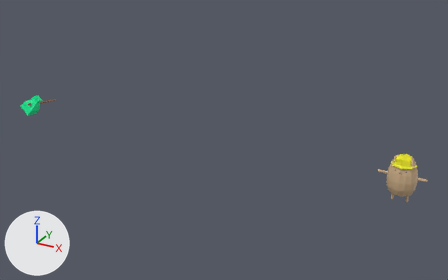
The glTF model public/nyanya/hammering.glb, before and after one commit.
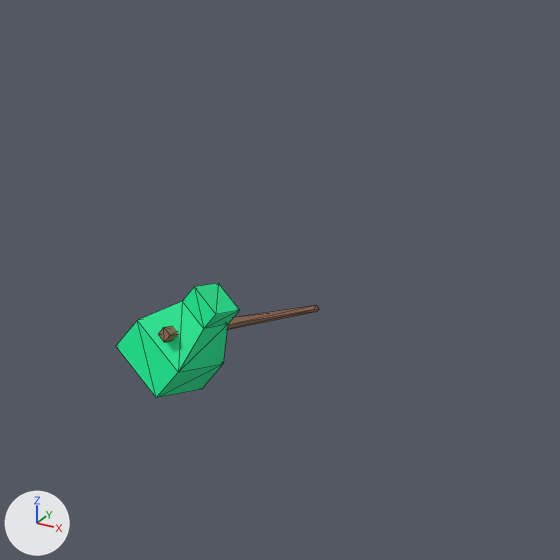
Old and new are each drawn whole from a 50 mm lens placed at (8.8, -45.3, 24.6), pointed at (-15.8, -0.6, 2.3) and again close up on the part from 0% to 22% of the width and 16% to 51% of the height. Arrows for +X, +Y and +Z are at lower left; the lights stay in place. The last two pictures show the newer version. The close-ups show mesh edges as thin lines. Where no turn or scale is listed for an object, it has been applied to the vertices.
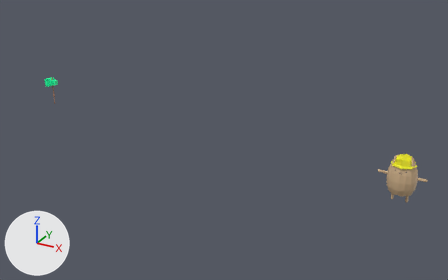
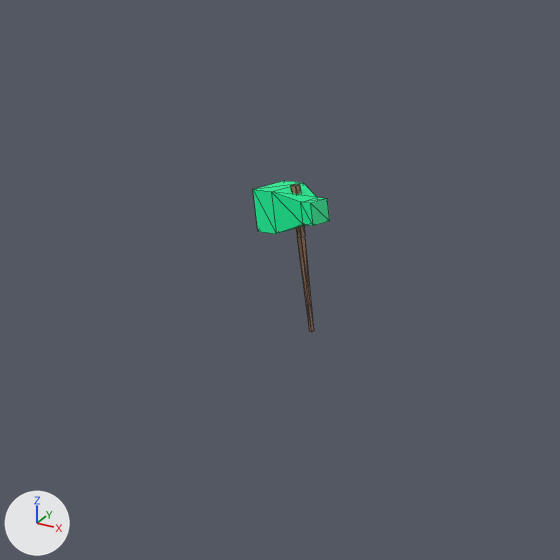
Patch to the scene script:
```diff
--- a/public/nyanya/hammering.glb.py
+++ b/public/nyanya/hammering.glb.py
@@ ob_cube @@
-ob_cube = bpy.data.objects.new('Cube', me_cube_004)
-ob_cube.location = (0.0, 0.0, 0.0)
-ob_cube.rotation_euler = (1.571, 0.0, 0.0)  # degrees (90, 0, 0)
-ob_cube.scale = (0.01, 0.01, 0.01)
+ob_cube = bpy.data.objects.new('Cube', me_cube_001)
+ob_cube.location = (-36.29, -0.11, 3.19)
+ob_cube.rotation_euler = (0.0667, 0.0698, 3.112)  # degrees (3.8, 4, 178)
+ob_cube.scale = (0.0523, 0.0523, 1.44)
@@ ob_cube_001 @@
-ob_cube_001 = bpy.data.objects.new('Cube.001', me_cube_001)
-ob_cube_001.location = (-36.08, -1.84, 2.69)
-ob_cube_001.rotation_euler = (1.885, 2.316, 0.327)  # degrees (108, 133, 19)
-ob_cube_001.scale = (0.0795, 0.0795, 2.2)
+ob_cube_001 = bpy.data.objects.new('Cube.001', me_cube_004)
+ob_cube_001.location = (0.0, 0.0, 0.0)
+ob_cube_001.rotation_euler = (1.571, 0.0, 0.0)  # degrees (90, 0, 0)
+ob_cube_001.scale = (0.01, 0.01, 0.01)
@@ ob_cube_002 @@
 ob_cube_002 = bpy.data.objects.new('Cube.002', me_cube_002)
-ob_cube_002.parent = ob_cube_001
+ob_cube_002.parent = ob_cube
 ob_cube_002.location = (0.0, 0.0, 0.71)
```

Location of each change, [x1, y1, x2, y2] in pixels of the close-ups (560 x 560 px):
'Cube.002', moved, turned, rescaled: before [116, 283, 240, 398]; after [253, 181, 330, 234]
'Cube.001', reshaped, moved, turned, rescaled (not visible afterwards): before [158, 305, 319, 342]
'Cube', reshaped, moved, turned, rescaled (not visible before): after [290, 184, 314, 332]
